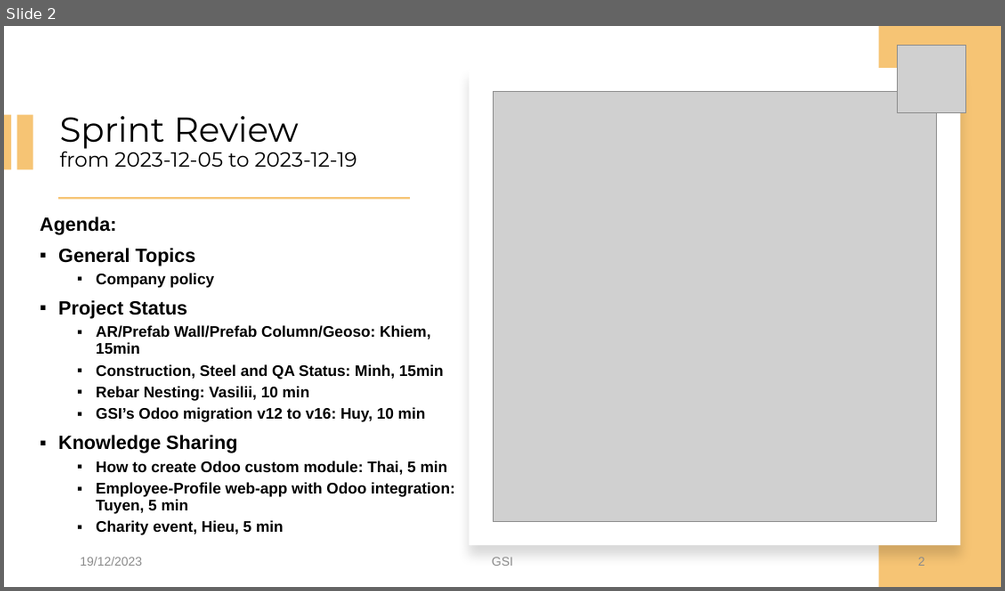
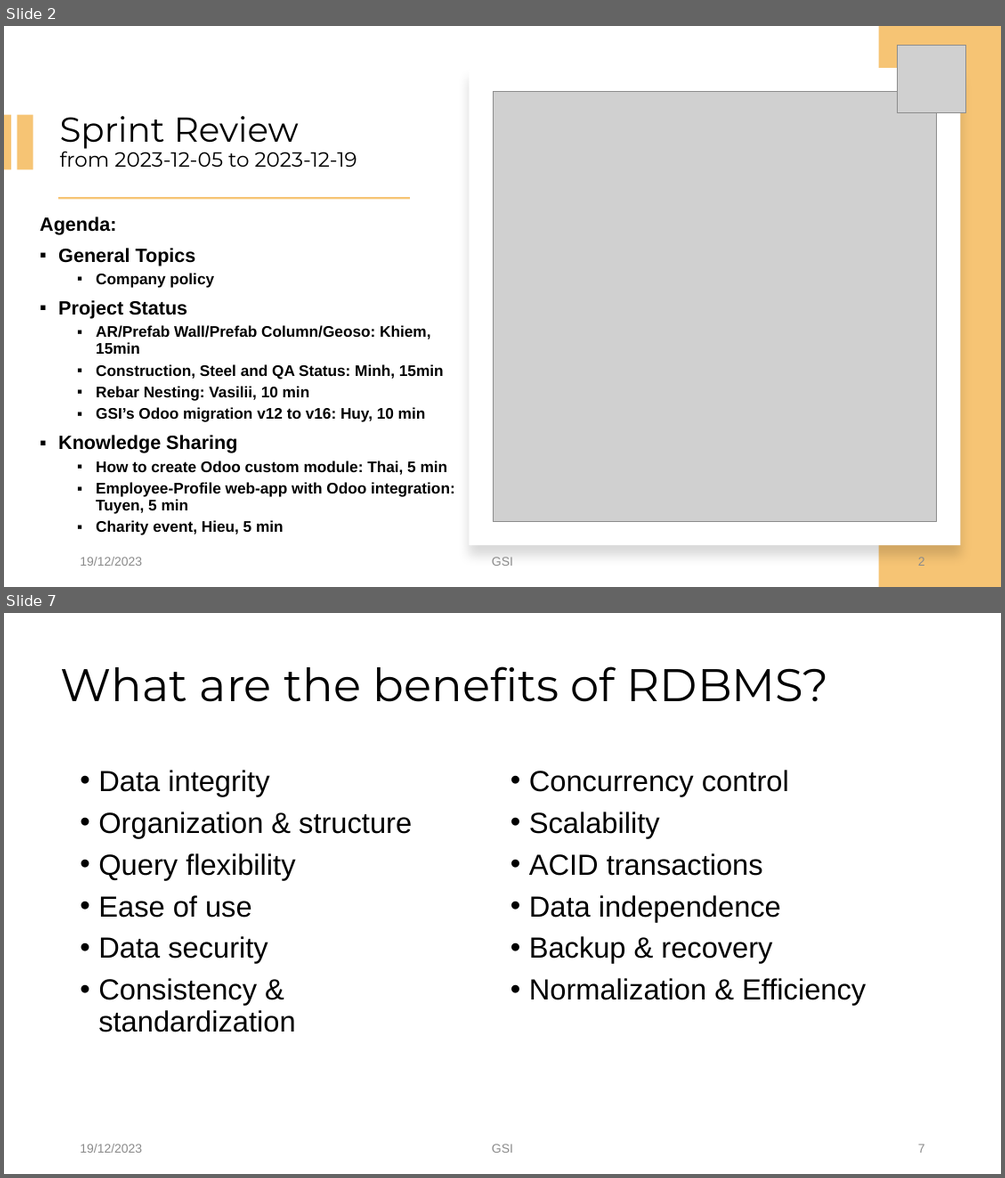
Before and after one commit to Tuyen92/my_bag, a slide deck: sprint.review.20231219_Tuyen.pptx. Shown one above the other, each under a label of ours: slide 2 before the commit, slides 2 and 7 after it; the slides between them are not shown. The pictures are 1005x591 and 1005x1178 pixels, drawn with LibreOffice and Linux fonts; fonts in the diff are those of the drawing; grey boxes stand for pictures; background and template pictures are left out. Boxes give left, top, right and bottom in pixels: in the first picture for what was removed or moved away, otherwise in the second. Text is boxed around its words. In the diff, an @@ line names an element or a change of style, - is before the commit and + after.

Commit message:
RDBMS

```diff
--- a/sprint.review.20231219_Tuyen.pptx
+++ b/sprint.review.20231219_Tuyen.pptx
@@ slide 7 added at bbox=[4, 613, 1001, 1174], background #FFFFFF @@
@@ title added at bbox=[60, 666, 829, 702], 44 pt, text #000000 @@
+What are the benefits of RDBMS?
@@ text added at bbox=[98, 770, 412, 1032], 28 pt, text #000000 @@
+• Data integrity
+• Organization & structure
+• Query flexibility
+• Ease of use
+• Data security
+• Consistency & standardization
@@ text added at bbox=[529, 770, 866, 1005], 28 pt, text #000000 @@
+• Concurrency control
+• Scalability
+• ACID transactions
+• Data independence
+• Backup & recovery
+• Normalization & Efficiency
@@ text added at bbox=[80, 1143, 142, 1152], 12 pt, text #8C8C8C @@
+19/12/2023
@@ text added at bbox=[492, 1143, 513, 1152], 12 pt, text #8C8C8C @@
+GSI
@@ page number added at bbox=[918, 1143, 925, 1152], 12 pt, text #8C8C8C @@
+7
```
Also in this commit, not shown: 8 other slides added.
